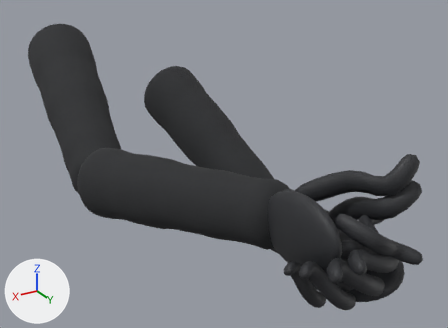
The glTF model assets/models/fps_arms.glb: old version first, new version second.
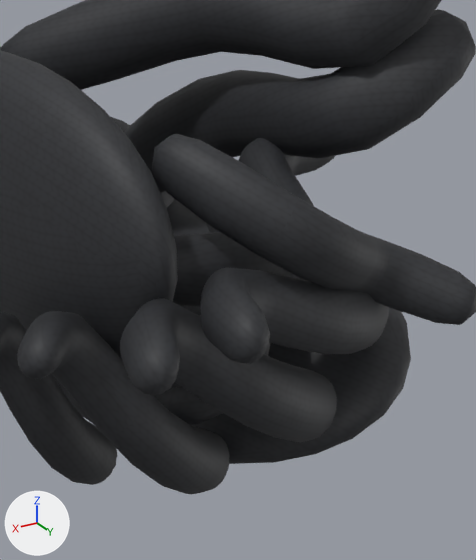
The first picture shows the older version from a 50 mm camera at (0.324, 0.282, 0.248) aimed at (-0.037, -0.321, -0.053). The close-ups show the older and then the newer version on the part from 66% to 94% of the width and 54% to 100% of the height of that picture. Only the edits that show in the close-ups are written down. The lights are fixed; the arrows at lower left show +X, +Y and +Z. Vertices at exactly the same position are counted once.

The first close-up shows 'Arms_Mesh'.
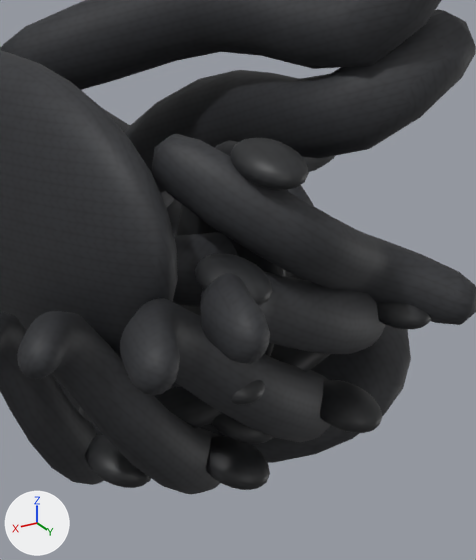
Pixel boxes [x1, y1, x2, y2] of what changed, in the close-ups (476 x 560 px):
part 1 of me_arms_mesh, added: after [79, 109, 431, 490]
part 2 of me_arms_mesh, surface changed: [78, 107, 433, 485] in both

The change in detail:
Picture 'gear_albedo' (img_gear_albedo) is new.
Material 'gear' (mat_gear) is new.
Uses the picture img_gear_albedo.
me_arms_mesh is used by ob_arms_mesh; location (0.0, 0.0, 0.0).
me_arms_mesh had 9268 vertices, 18464 faces and spanned x -0.166..0.135, y -0.666..0.005, z -0.198..0.08.
me_arms_mesh now has 12396 vertices, 24672 faces and spans x -0.166..0.135, y -0.666..0.005, z -0.198..0.08.
me_arms_mesh part 1: 3128 vertices added at x -0.08..0.067, y -0.195..-0.008, z -0.116..0.026.
me_arms_mesh part 2: 18459 kept faces spanning x -0.166..0.135, y -0.666..0.005, z -0.198..0.08 get new texture (UV) coordinates.
me_arms_mesh gains material mat_gear.
